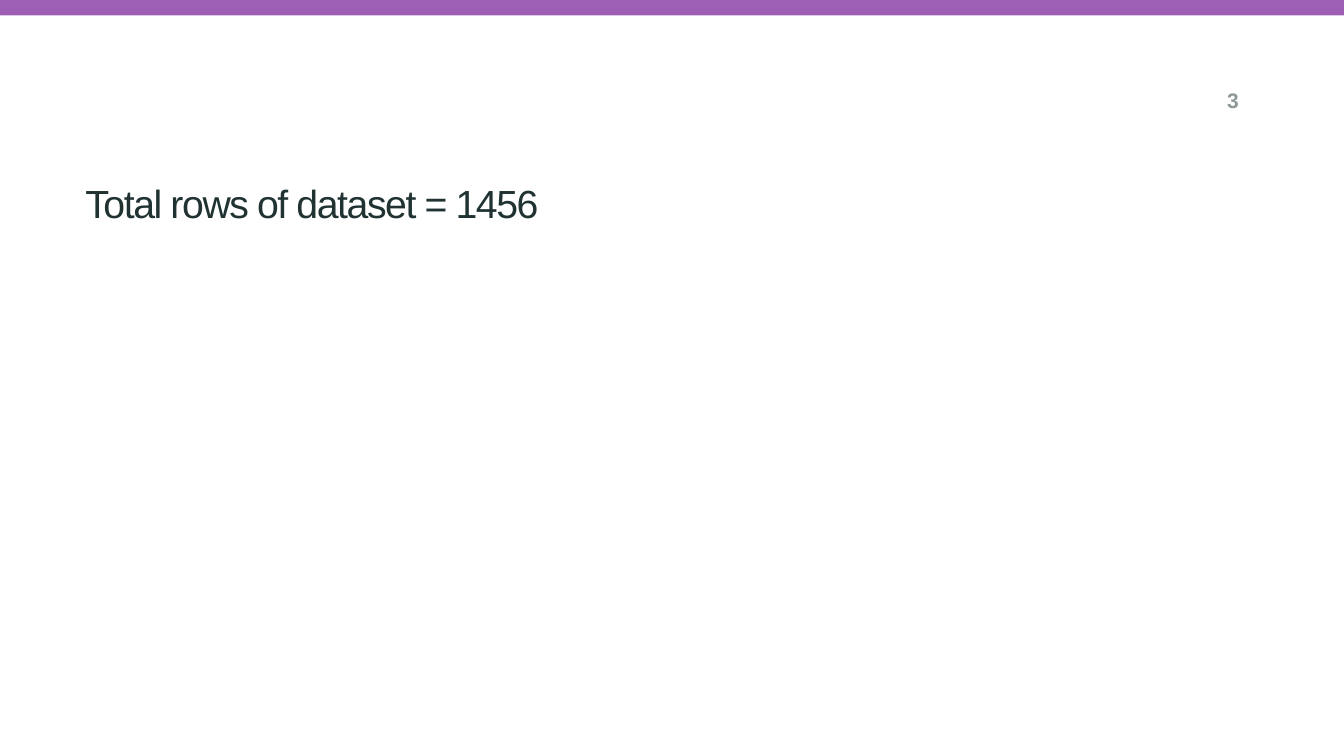
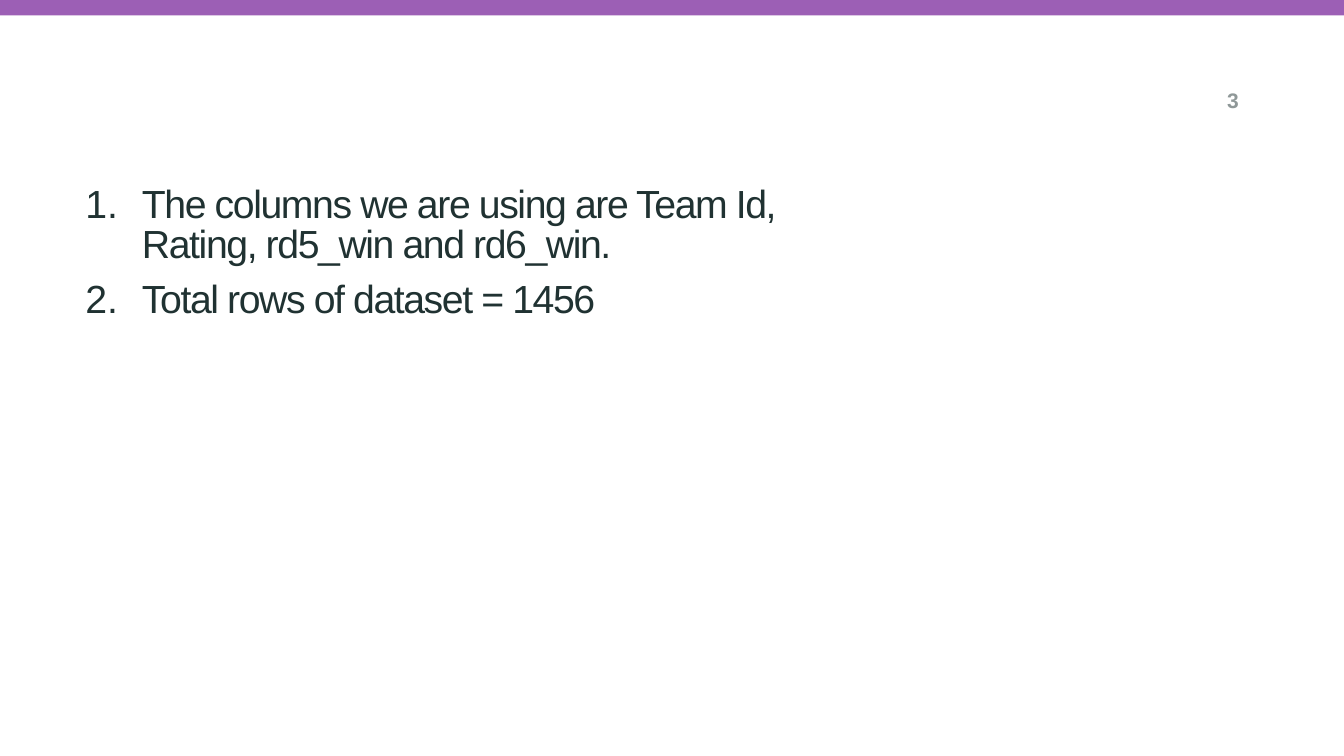
Before and after one commit to IbbiShahid/Research-Question-and-Visualisation, a slide deck: slide 3 of researchQuestion.pptx. Drawn at 1344x756 pixels with LibreOffice and Linux fonts; fonts in the diff are those of the drawing; background and template pictures are left out. Boxes give left, top, right and bottom in pixels: in the first picture for what was removed or moved away, otherwise in the second. Text is boxed around its words. In the diff, an @@ line names an element or a change of style, - is before the commit and + after.

```diff
--- a/researchQuestion.pptx
+++ b/researchQuestion.pptx
@@ subtitle at (142, 189, 777, 266): paragraph added @@
+1. The columns we are using are Team Id, Rating, rd5_win and rd6_win.
@@ subtitle at (142, 284, 595, 314): bullet none to 1. @@
```
Also in this commit, not shown: 1 slide added.
